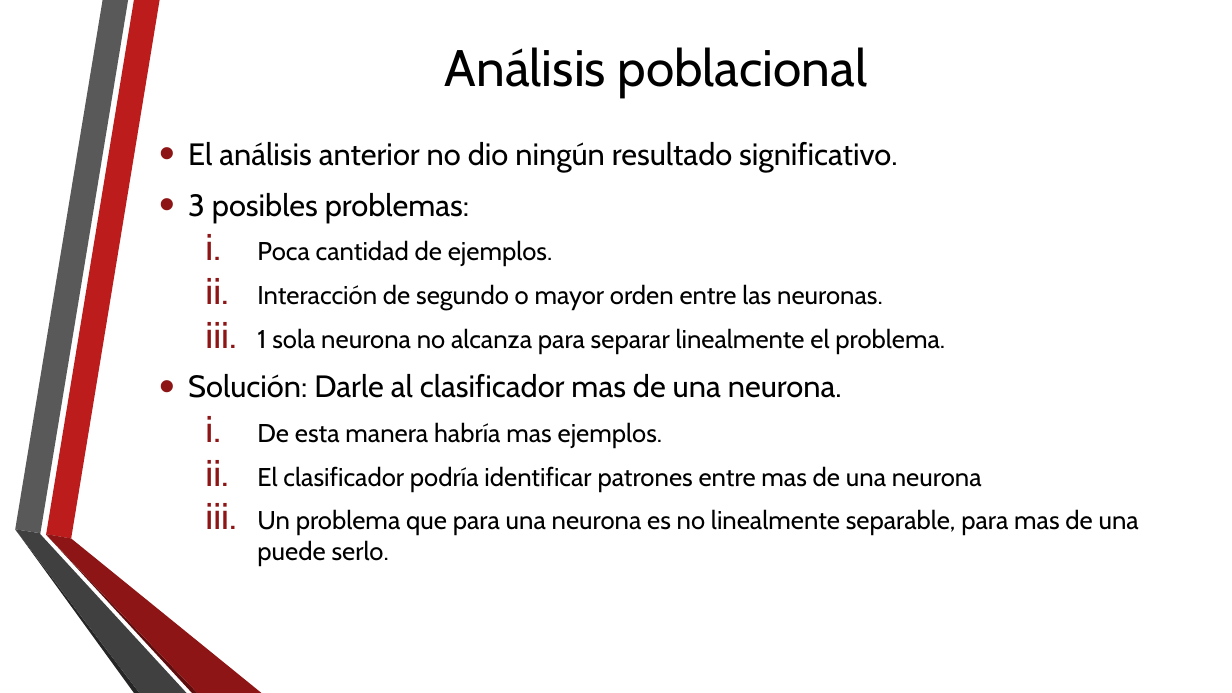
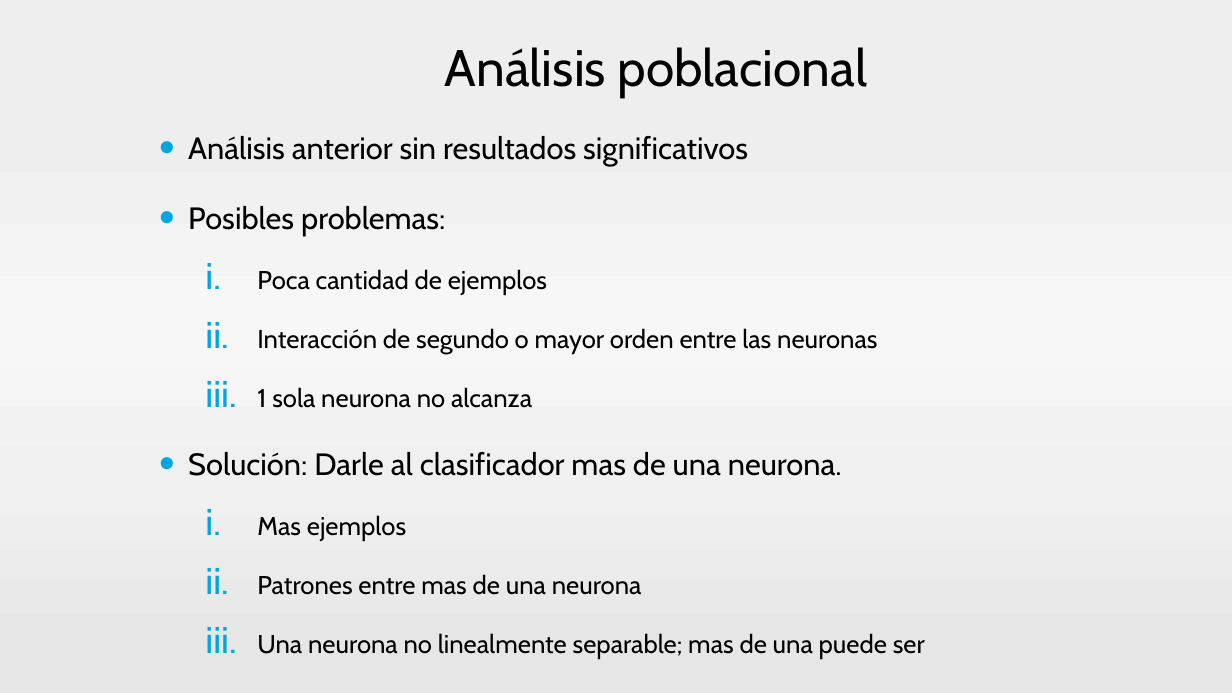
Before and after one commit to neozero86/tesis-megea, a slide deck: slide 26 of Presentacion/PresentacionTesis.pptx (slide 27 before the commit). Drawn at 1232x693 pixels with LibreOffice and Linux fonts; fonts in the diff are those of the drawing; background and template pictures are left out. Boxes give left, top, right and bottom in pixels: in the first picture for what was removed or moved away, otherwise in the second. Text is boxed around its words. In the diff, an @@ line names an element or a change of style, - is before the commit and + after.

```diff
--- a/Presentacion/PresentacionTesis.pptx
+++ b/Presentacion/PresentacionTesis.pptx
@@ background picture (left out) to gradient #EEEEEE to #F1F1F1 to #F7F7F7 to #F0F0F0 to #E6E6E6 @@
@@ text at <box>188,136,877,408</box>: text changed @@
-• El análisis anterior no dio ningún resultado significativo.
-• 3 posibles problemas:
-  i. Poca cantidad de ejemplos.
-  ii. Interacción de segundo o mayor orden entre las neuronas.
-  iii. 1 sola neurona no alcanza para separar linealmente el problema.
+• Análisis anterior sin resultados significativos
+• Posibles problemas:
+  i. Poca cantidad de ejemplos
+  ii. Interacción de segundo o mayor orden entre las neuronas
+  iii. 1 sola neurona no alcanza
@@ text at <box>188,452,842,476</box>: line spacing 1 to 1.5; bullet colour #8D1515 to #00A6E1 @@
@@ group removed at <box>15,0,262,693</box>: 6 freeform shapes @@
@@ text at <box>257,515,925,659</box>: text changed @@
-  i. De esta manera habría mas ejemplos.
-  ii. El clasificador podría identificar patrones entre mas de una neurona
-  iii. Un problema que para una neurona es no linealmente separable, para mas de una puede serlo.
+  i. Mas ejemplos
+  ii. Patrones entre mas de una neurona
+  iii. Una neurona no linealmente separable; mas de una puede ser
```
Also in this commit, not shown: 67 other slides changed, 2 slides added, 2 slides removed.
